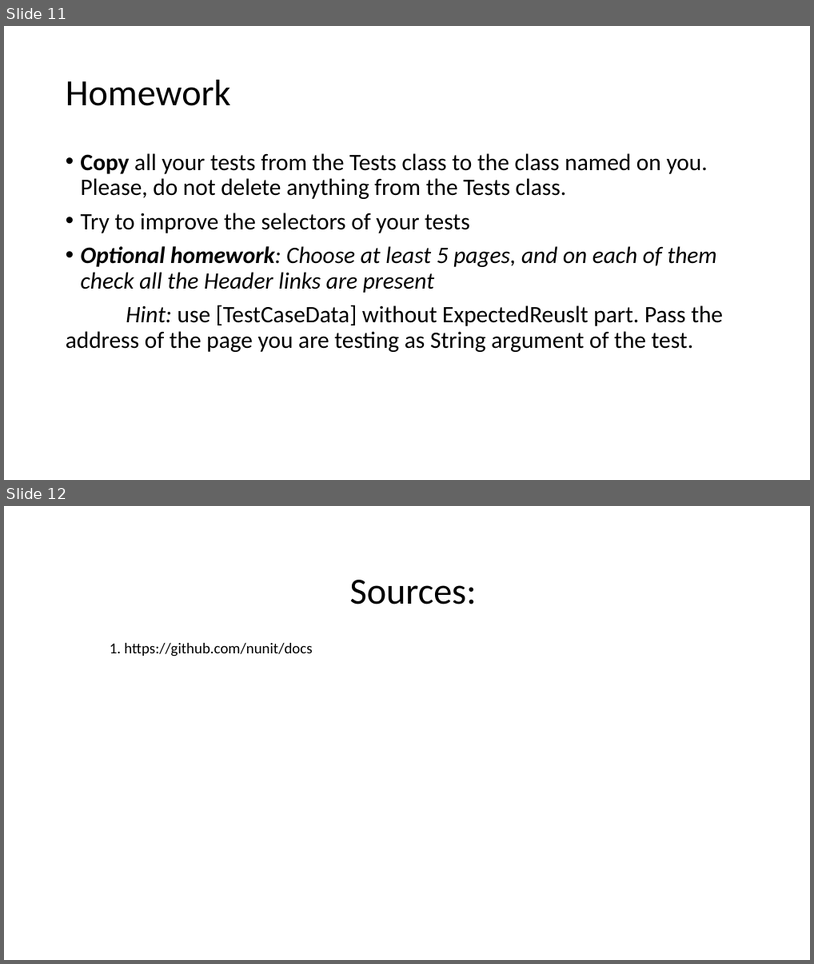
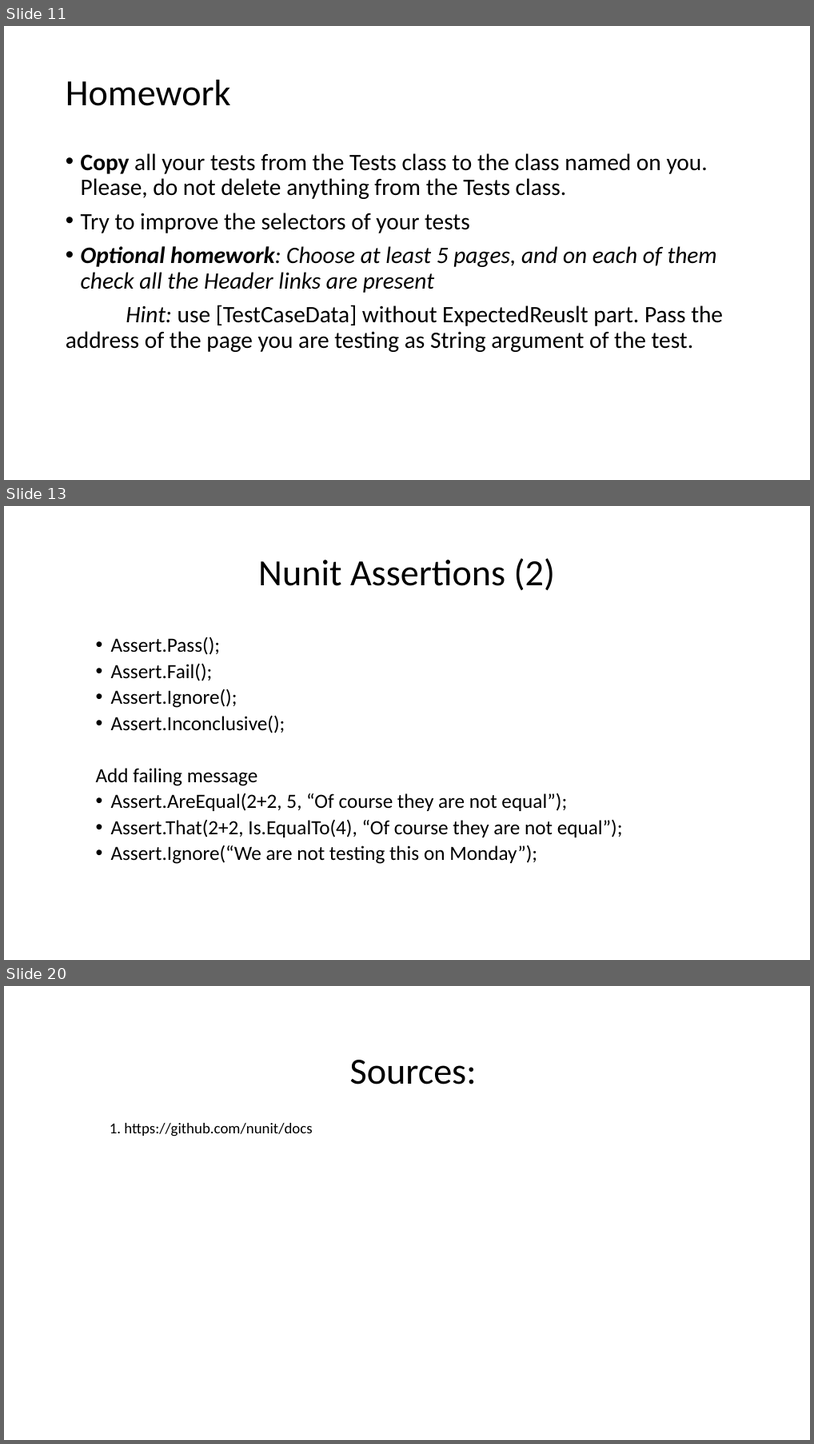
Before and after one commit to dvelio/QAAutomationCourse2017, a slide deck: Presentations/QA Automation Course Week 5.pptx. Shown one above the other, each under a label of ours: slides 11 and 12 before the commit, slides 11, 13 and 20 after it; the slides between them are not shown. The pictures are 814x964 and 814x1444 pixels, drawn with LibreOffice and Linux fonts; fonts in the diff are those of the drawing. Boxes give left, top, right and bottom in pixels: in the first picture for what was removed or moved away, otherwise in the second. Text is boxed around its words. In the diff, an @@ line names an element or a change of style, - is before the commit and + after.

Commit message:
QA: Nunit Assertions (update to Week 5 presentation) + example test with Nunit assertions

```diff
--- a/Presentations/QA Automation Course Week 5.pptx
+++ b/Presentations/QA Automation Course Week 5.pptx
@@ slide 13 added at (4,506,810,960), background #FFFFFF @@
@@ title added at (258,558,555,591), 44 pt, text #000000 @@
+Nunit Assertions (2)
@@ text added at (96,636,623,864), 24 pt, text #000000 @@
+  • Assert.Pass();
+  • Assert.Fail();
+  • Assert.Ignore();
+  • Assert.Inconclusive();
+  Add failing message
+  • Assert.AreEqual(2+2, 5, “Of course they are not equal”);
+  • Assert.That(2+2, Is.EqualTo(4), “Of course they are not equal”);
+  • Assert.Ignore(“We are not testing this on Monday”);
@@ what was slide 12 is now slide 20 @@
```
Also in this commit, not shown: 2 slides changed, 7 other slides added, 1 other file.
